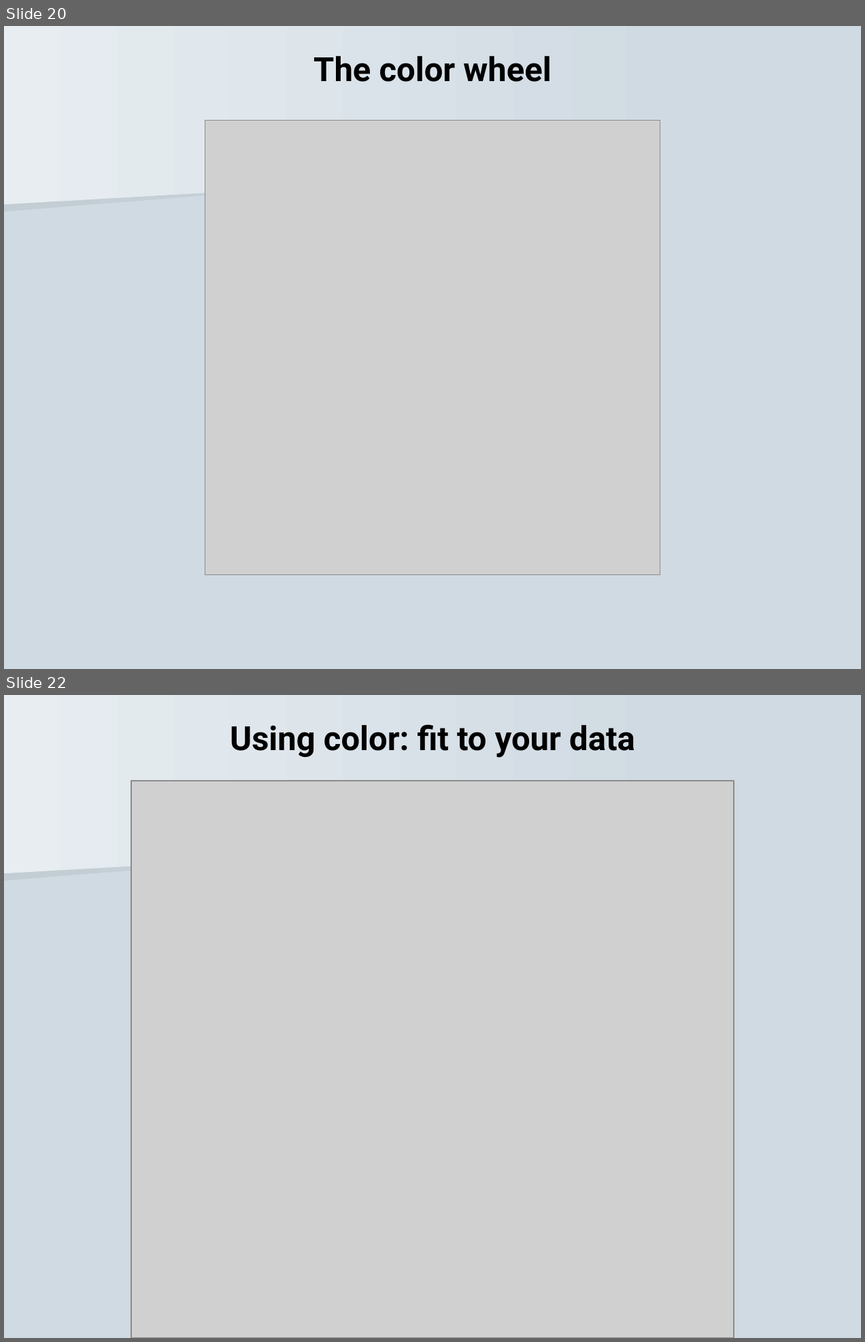
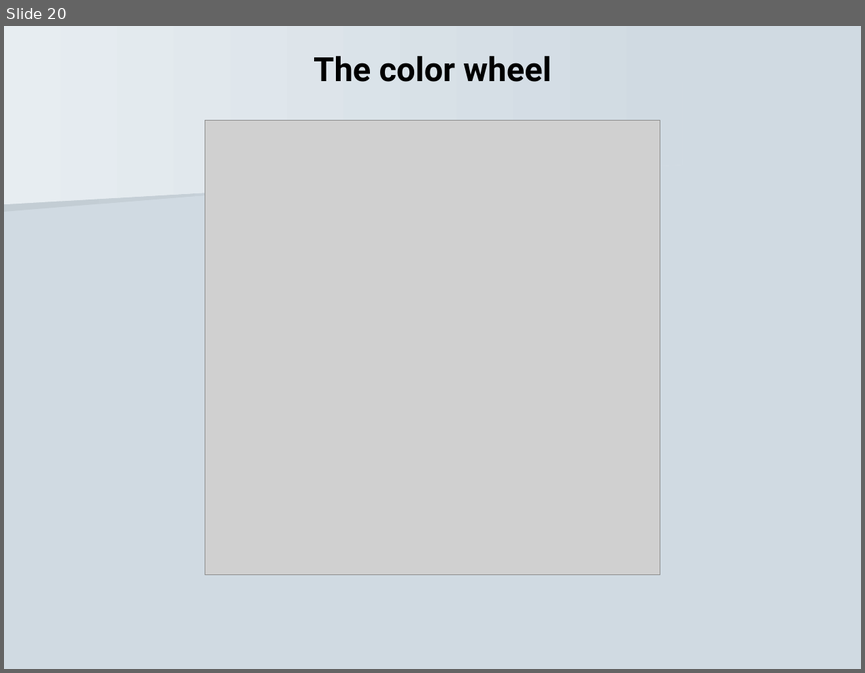
Before and after one commit to paldhous/NICAR, a slide deck: 2016/presentations/info_design.pptx. Shown one above the other, each under a label of ours: slides 20 and 22 before the commit, slide 20 after it; the slides between them are not shown. The pictures are 865x1342 and 865x673 pixels, drawn with LibreOffice and Linux fonts; fonts in the diff are those of the drawing; grey boxes stand for pictures. Boxes give left, top, right and bottom in pixels: in the first picture for what was removed or moved away, otherwise in the second. Text is boxed around its words. In the diff, an @@ line names an element or a change of style, - is before the commit and + after.

```diff
--- a/2016/presentations/info_design.pptx
+++ b/2016/presentations/info_design.pptx
@@ slide 22 removed at [4, 695, 861, 1338], background #D0DAE2; not listed: 2 template elements that a slide beside it also shows @@
@@ text removed at [230, 724, 635, 758] @@
-Using color: fit to your data
@@ picture removed at [130, 781, 733, 1338] @@
```
Also in this commit, not shown: 1 slide changed, 1 other slide removed, 1 other file.
